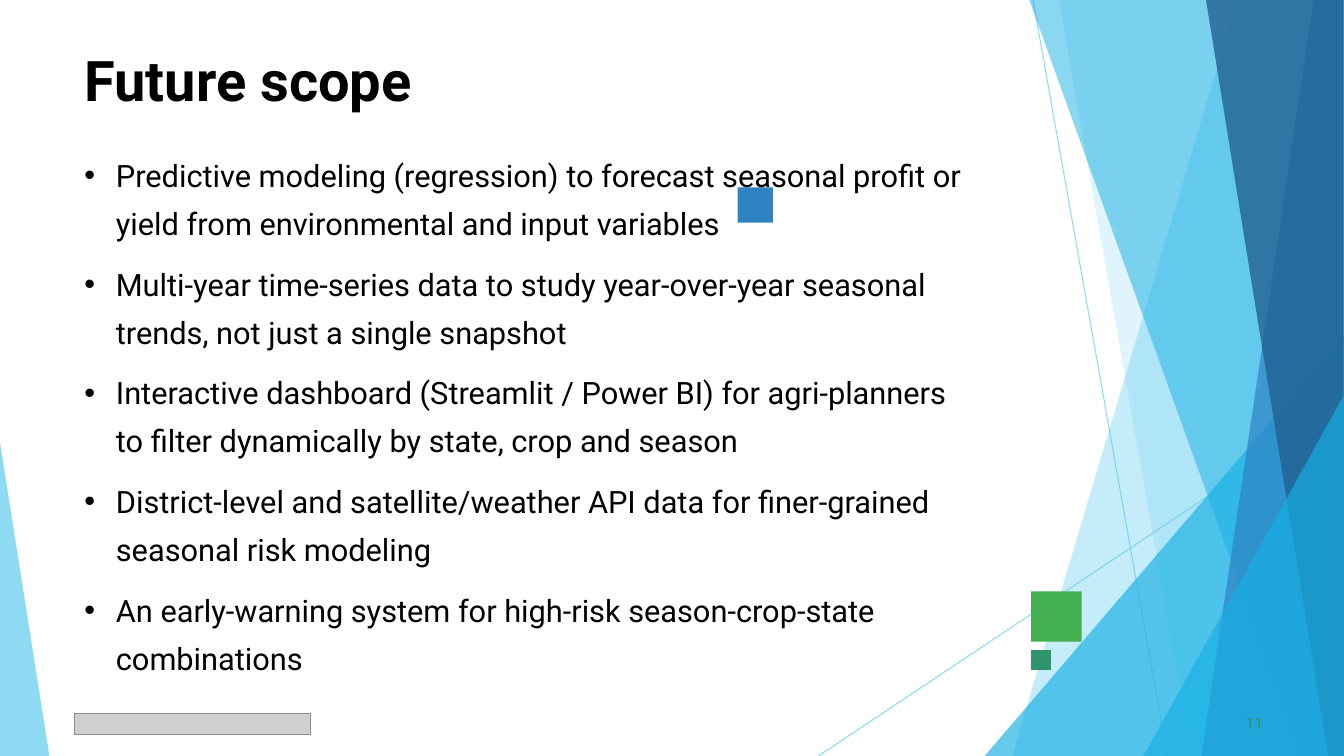
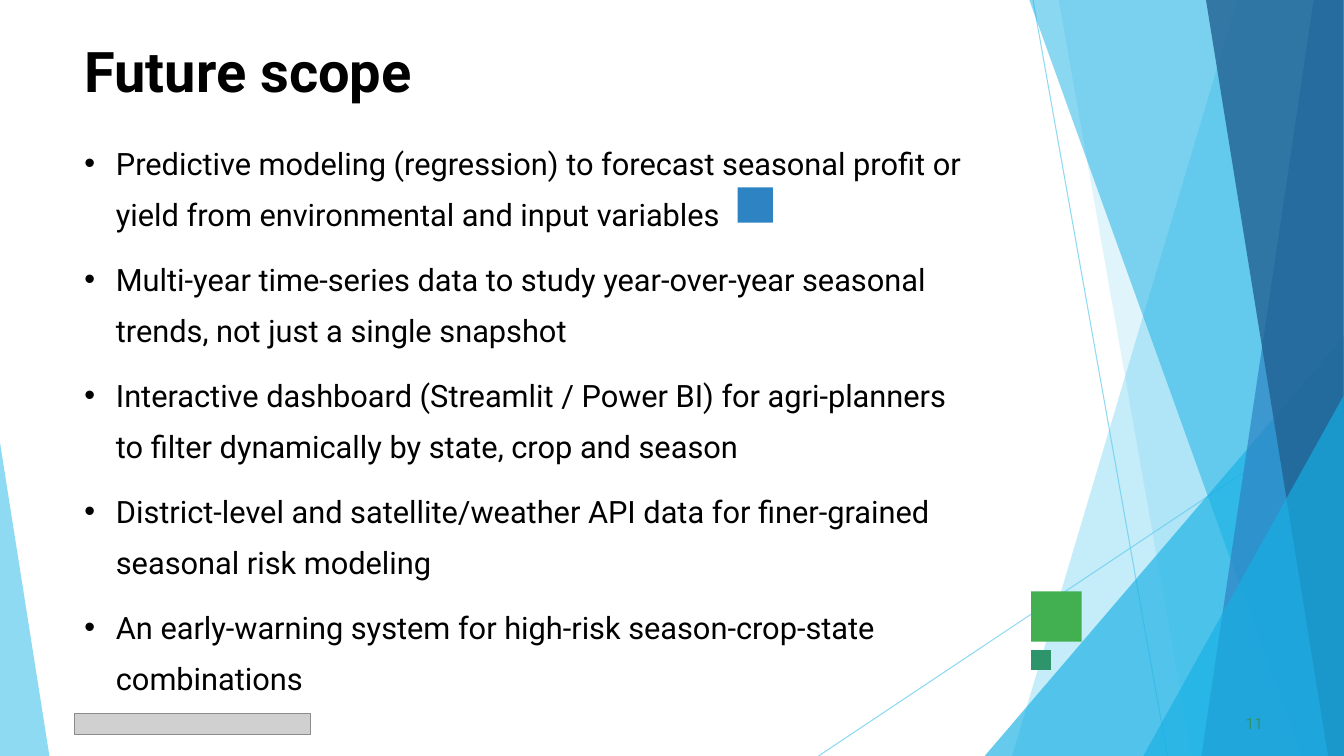
Before and after one commit to Vidhya-Majee/seasonal-agriculture-performance-analysis, a slide deck: slide 11 of Vidhya_Majee___VOIS_Major_Project_PPT_Seasonal_Agriculture_Performance_Analysis.pptx. Drawn at 1344x756 pixels with LibreOffice and Linux fonts; fonts in the diff are those of the drawing; grey boxes stand for pictures. Boxes give left, top, right and bottom in pixels: in the first picture for what was removed or moved away, otherwise in the second. Text is boxed around its words. In the diff, an @@ line names an element or a change of style, - is before the commit and + after.

Commit message:
Seasonal Agriculture Performance Analysis-MAJOR PROJECT

```diff
--- a/Vidhya_Majee___VOIS_Major_Project_PPT_Seasonal_Agriculture_Performance_Analysis.pptx
+++ b/Vidhya_Majee___VOIS_Major_Project_PPT_Seasonal_Agriculture_Performance_Analysis.pptx
@@ title "Future scope": place and size @@
-title "Future scope" at (85,61,411,113)
+title "Future scope" at (85,52,411,104)
@@ text "Predictive modeling (regression) to forecast ...": place and size @@
-text "Predictive modeling (regression) to forecast ..." at (116,162,961,671)
+text "Predictive modeling (regression) to forecast ..." at (116,150,961,691)
@@ text "Predictive modeling (regression) to forecast ..." at (116,150,961,691): line spacing 1.3 to 1.4 @@
```
Also in this commit, not shown: 11 other slides changed.
